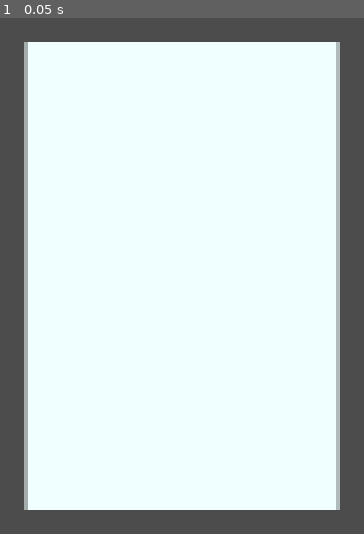
Above: before the commit, frame 1.
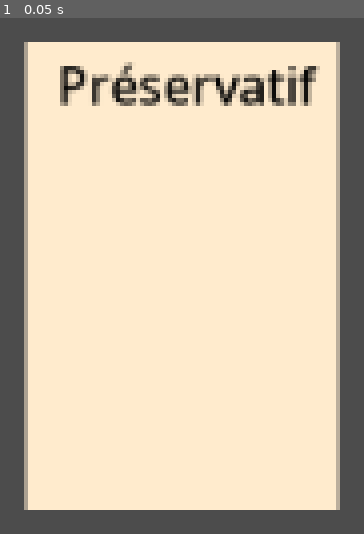
Above: after the commit, the same moment.

Repository: team-fabrice/ndi-2022
Game: Godot game, scene res://Main.tscn
Two runs of this game, one before a commit and one after it. Both use one fixed random seed, a clock stepped at 60 frames per second and the inputs below.
Inputs:
- Up to frame 1 (0.05 s): no input

The runs differ from the first frame. In frame 1, 79% of the frame differs, in the area x 6-94%, y 4-96%.

Commit message:
Load data from files

Diff:
--- a/Carte.gd
+++ b/Carte.gd
@@ -1,18 +1,17 @@
 extends Node2D
 
+export var file : String
 
-# Declare member variables here. Examples:
-# var a = 2
-# var b = "text"
+var font
+var data
 
-
-# Called when the node enters the scene tree for the first time.
 func _ready():
-	pass # Replace with function body.
+	font = DynamicFont.new()
+	font.font_data = load("res://noto.ttf")
+	var f = File.new()
+	f.open("res://data/cards/" + file + ".json", File.READ)
+	data = parse_json(f.get_as_text())
 
 func _draw():
-	draw_rect(Rect2(0, 0, 100, 150), Color.azure)
-
-# Called every frame. 'delta' is the elapsed time since the previous frame.
-#func _process(delta):
-#	pass
+	draw_rect(Rect2(0, 0, 100, 150), Color.blanchedalmond)
+	draw_string(font, Vector2(10, 20), data["display_name"], Color(0, 0, 0))
--- a/Carte.tscn
+++ b/Carte.tscn
@@ -1,6 +1,18 @@
-[gd_scene load_steps=2 format=2]
+[gd_scene load_steps=3 format=2]
 
 [ext_resource path="res://Carte.gd" type="Script" id=1]
 
+[sub_resource type="RectangleShape2D" id=1]
+extents = Vector2( 100, 150 )
+
 [node name="Node2D" type="Node2D"]
 script = ExtResource( 1 )
+
+[node name="KinematicBody2D" type="KinematicBody2D" parent="."]
+input_pickable = true
+
+[node name="CollisionShape2D" type="CollisionShape2D" parent="KinematicBody2D"]
+position = Vector2( 97, 149 )
+shape = SubResource( 1 )
+
+[connection signal="input_event" from="KinematicBody2D" to="." method="_on_KinematicBody2D_input_event"]
--- a/Main.tscn
+++ b/Main.tscn
@@ -6,3 +6,4 @@
 
 [node name="Node2D" parent="." instance=ExtResource( 1 )]
 position = Vector2( 263, 100 )
+file = "condom"
--- /dev/null
+++ b/data/cards/condom.json
@@ -0,0 +1,3 @@
+{
+  "display_name": "Préservatif"
+}
--- /dev/null
+++ b/data/cards/factory.json
@@ -0,0 +1,3 @@
+{
+  "display_name": "Usine à médicament"
+}
--- /dev/null
+++ b/data/cards/person.json
@@ -0,0 +1,3 @@
+{
+  "display_name": "Citoyen"
+}
--- /dev/null
+++ b/data/cards/research_center.json
@@ -0,0 +1,3 @@
+{
+  "display_name": "Centre de recherche"
+}
--- /dev/null
+++ b/data/cards/screening_center.json
@@ -0,0 +1,3 @@
+{
+  "display_name": "Centre de dépistage"
+}
--- /dev/null
+++ b/data/cards/university.json
@@ -0,0 +1,3 @@
+{
+  "display_name": "Université"
+}
Binary file added: noto.ttf
